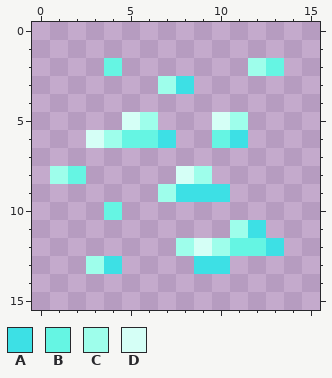
One commit to this pixel-art sprite: pack.png. This is how it looked before the edit.
The file is 512x512 pixels, drawn in blocks of 32x32; one block is one cell here. Colours within 5 levels of each other are drawn and written as one.
Palette (. is transparent): A #3de0e5  B #65f5e3  C #9efeeb  D #d5fff6
Pixels before, first column x 1:
 2 ...B.......CB
 3 ......CA.....
 4 .............
 5 ....DC...DC..
 6 ..DCBBA..BA..
 7 .............
 8 CB.....DC....
 9 ......CAAA...
10 ...B.........
11 ..........CA.
12 .......CDCBBA
13 ..CA....AA...
Once edited:
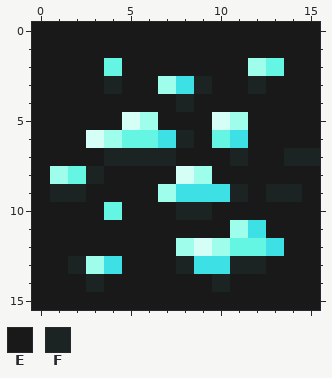
Colours new in this view: E #191919  F #1c2323
Edits made:
{"y":0,"x":0,"old":"................","new":"EEEEEEEEEEEEEEEE"}
{"y":1,"x":0,"old":"................","new":"EEEEEEEEEEEEEEEE"}
{"y":2,"x":0,"old":"....","new":"EEEE"}
{"y":2,"x":5,"old":".......","new":"EEEEEEE"}
{"y":2,"x":14,"old":"..","new":"EE"}
{"y":3,"x":0,"old":".......","new":"EEEEFEE"}
{"y":3,"x":9,"old":".......","new":"FEEFEEE"}
{"y":4,"x":0,"old":"................","new":"EEEEEEEEFEEEEEEE"}
{"y":5,"x":0,"old":".....","new":"EEEEE"}
{"y":5,"x":7,"old":"...","new":"EEE"}
{"y":5,"x":12,"old":"....","new":"EEEE"}
{"y":6,"x":0,"old":"...","new":"EEE"}
{"y":6,"x":8,"old":"..","new":"FE"}
{"y":6,"x":12,"old":"....","new":"EEEE"}
{"y":7,"x":0,"old":"................","new":"EEEEFFFFEEEFEEFF"}
{"y":8,"x":0,"old":".","new":"E"}
{"y":8,"x":3,"old":".....","new":"FEEEE"}
{"y":8,"x":10,"old":"......","new":"EEEEEE"}
{"y":9,"x":0,"old":".......","new":"EFFEEEE"}
{"y":9,"x":11,"old":".....","new":"FEFFE"}
{"y":10,"x":0,"old":"....","new":"EEEE"}
{"y":10,"x":5,"old":"...........","new":"EEEFFEEEEEE"}
{"y":11,"x":0,"old":"...........","new":"EEEEEEEEEEE"}
{"y":11,"x":13,"old":"...","new":"EEE"}
{"y":12,"x":0,"old":"........","new":"EEEEEEEE"}
{"y":12,"x":14,"old":"..","new":"EE"}
{"y":13,"x":0,"old":"...","new":"EEF"}
{"y":13,"x":5,"old":"....","new":"EEEF"}
{"y":13,"x":11,"old":".....","new":"FFEEE"}
{"y":14,"x":0,"old":"................","new":"EEEFEEEEEEFEEEEE"}
{"y":15,"x":0,"old":"................","new":"EEEEEEEEEEEEEEEE"}
{"label":"added","picture_box":[32,22,320,310]}
